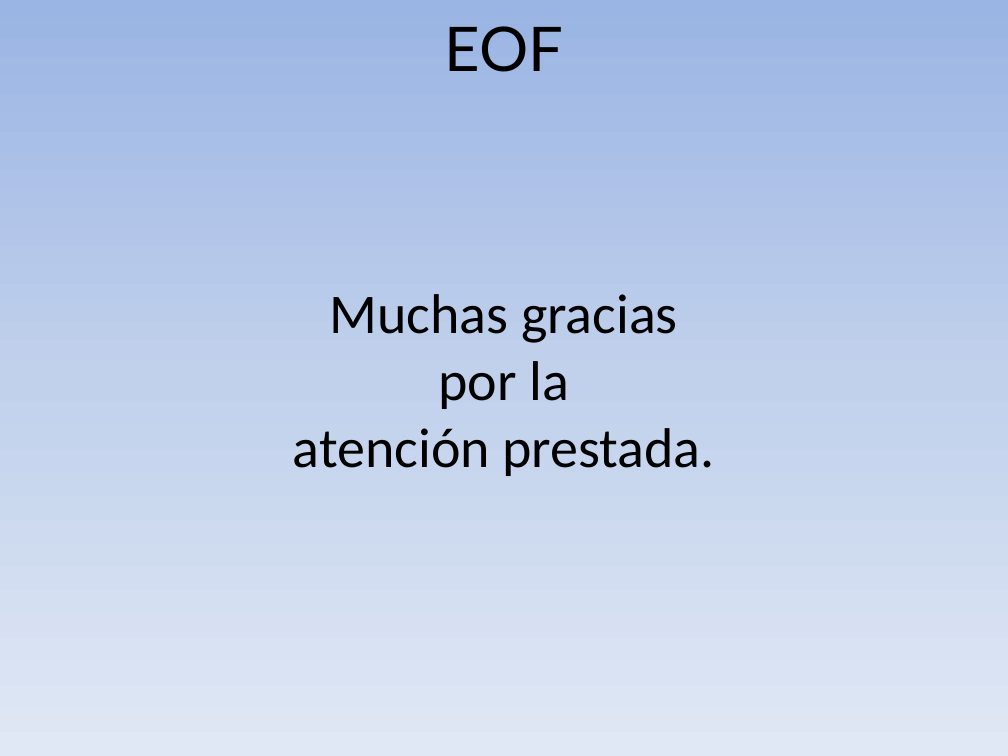
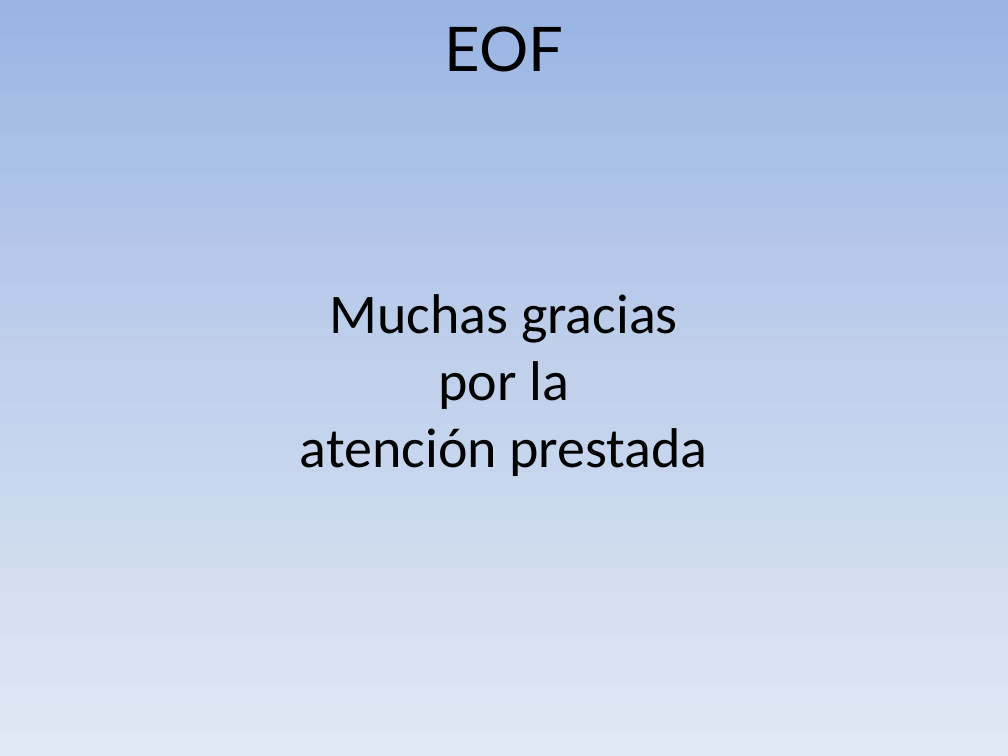
Before and after one commit to MiguelVis/BenitoGG, a slide deck: slide 52 of presentacion/presentacion_miguel_indalecio_garcia_lopez.pptx. Drawn at 1008x756 pixels with LibreOffice and Linux fonts; fonts in the diff are those of the drawing. Boxes give left, top, right and bottom in pixels: in the first picture for what was removed or moved away, otherwise in the second. Text is boxed around its words. In the diff, an @@ line names an element or a change of style, - is before the commit and + after.

```diff
--- a/presentacion/presentacion_miguel_indalecio_garcia_lopez.pptx
+++ b/presentacion/presentacion_miguel_indalecio_garcia_lopez.pptx
@@ text at (300, 428, 708, 476): text changed @@
-atención prestada.
+atención prestada
```
Also in this commit, not shown: 9 other slides changed, 1 slide added, 1 slide removed, 1 other file.
